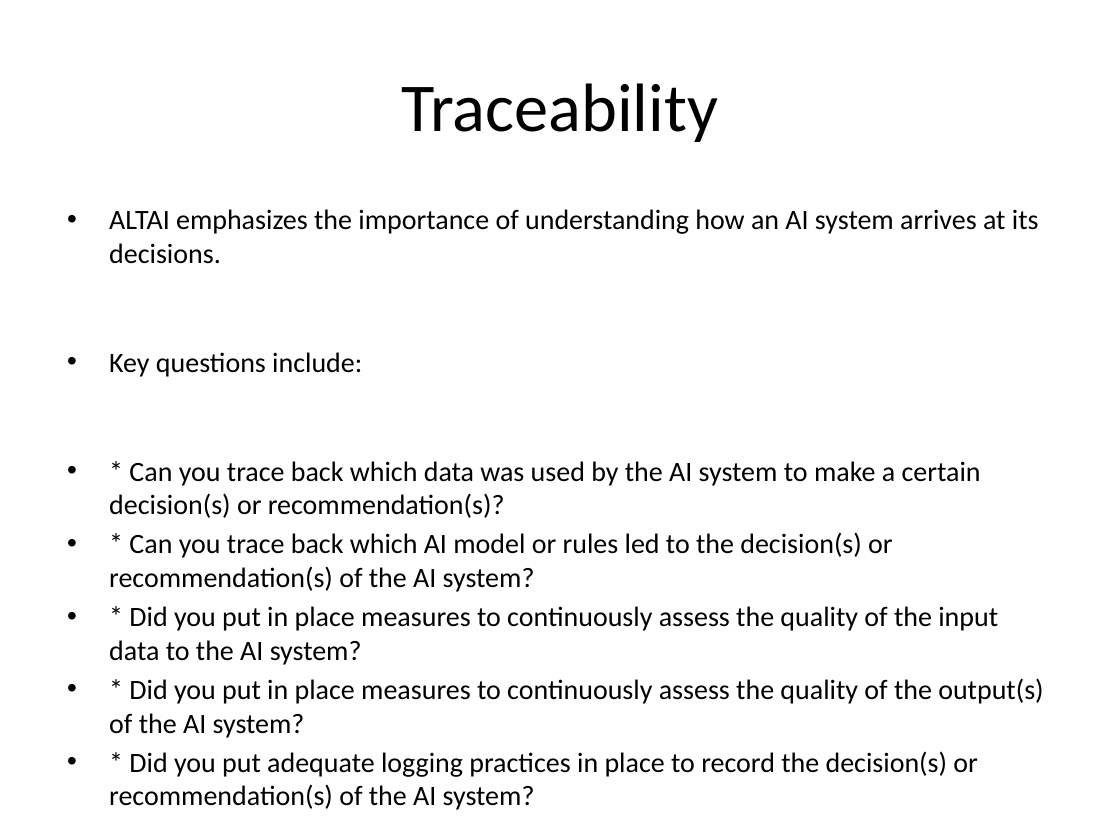
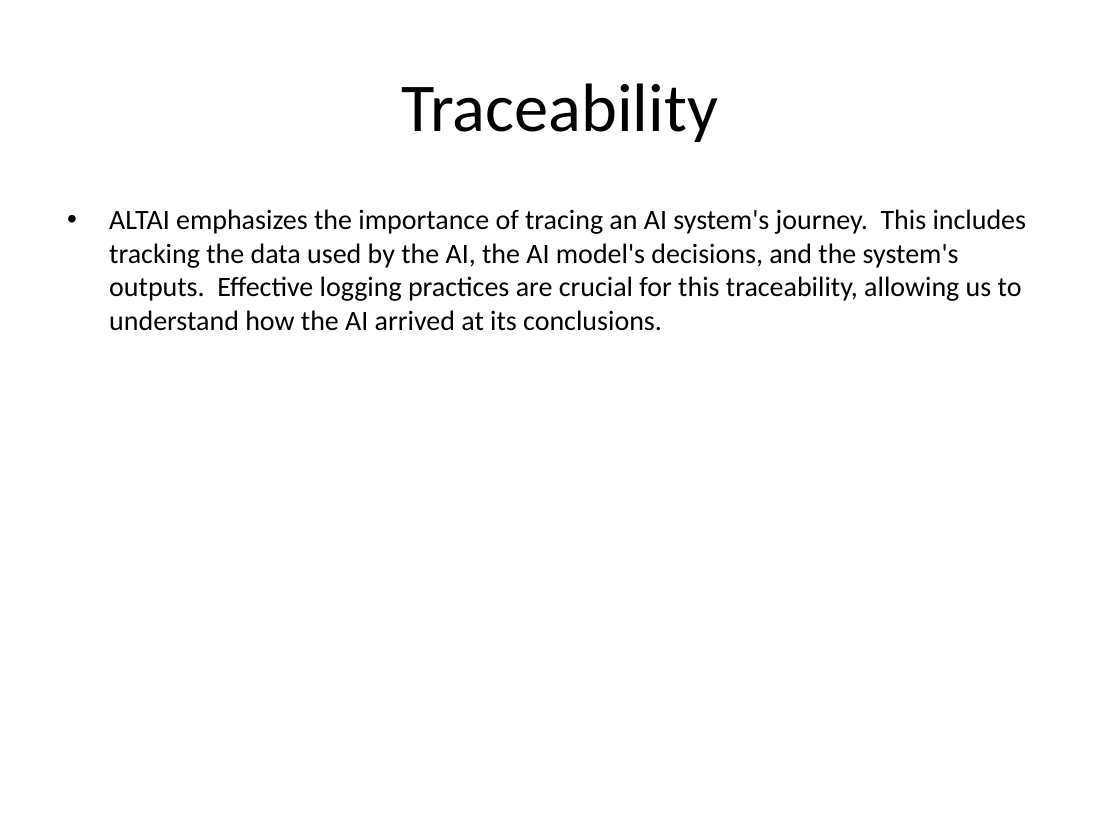
Before and after one commit to soumyajee/PPT_Slide_Agents, a slide deck: slide 18 of presentation.pptx. Drawn at 1120x840 pixels with LibreOffice and Linux fonts; fonts in the diff are those of the drawing. Boxes give left, top, right and bottom in pixels: in the first picture for what was removed or moved away, otherwise in the second. Text is boxed around its words. In the diff, an @@ line names an element or a change of style, - is before the commit and + after.

```diff
--- a/presentation.pptx
+++ b/presentation.pptx
@@ text at box(109, 209, 1027, 331): text changed @@
-• ALTAI emphasizes the importance of understanding how an AI system arrives at its decisions.
-• Key questions include:
-• * Can you trace back which data was used by the AI system to make a certain decision(s) or recommendation(s)?
-• * Can you trace back which AI model or rules led to the decision(s) or recommendation(s) of the AI system?
-• * Did you put in place measures to continuously assess the quality of the input data to the AI system?
-• * Did you put in place measures to continuously assess the quality of the output(s) of the AI system?
-• * Did you put adequate logging practices in place to record the decision(s) or recommendation(s) of the AI system?
+• ALTAI emphasizes the importance of tracing an AI system's journey. This includes tracking the data used by the AI, the AI model's decisions, and the system's outputs. Effective logging practices are crucial for this traceability, allowing us to understand how the AI arrived at its conclusions.
```
Also in this commit, not shown: 37 other slides changed.
